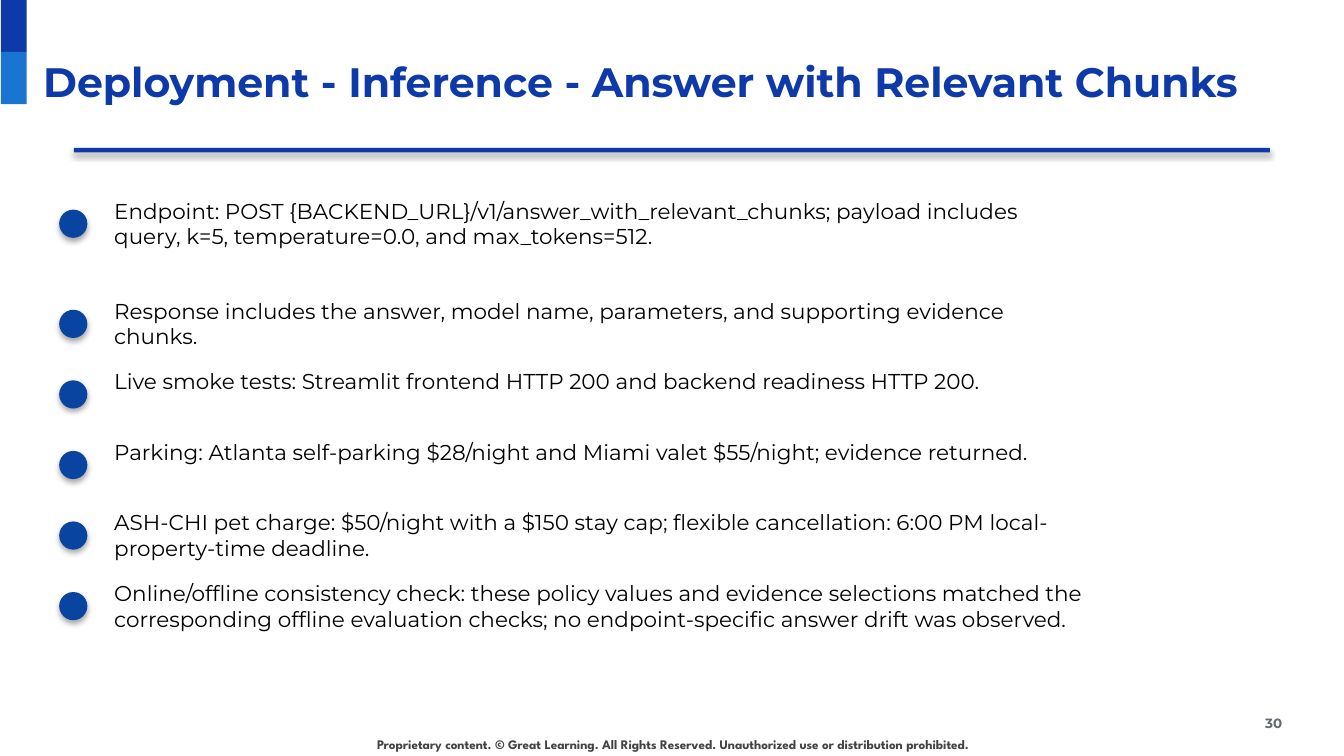
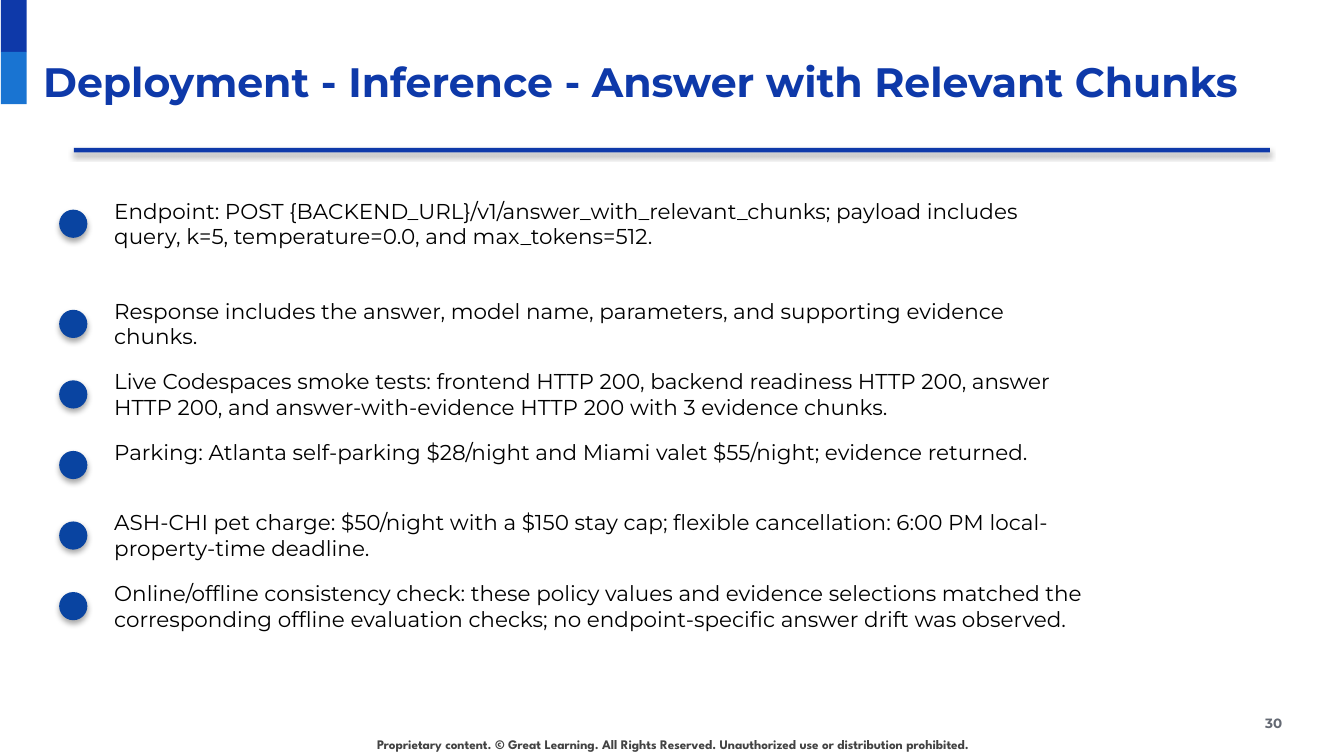
Before and after one commit to raovutukoor1/aurora-stay-qna-120-token-option, a slide deck: slide 30 of presentations/Aurora_Stays_RAG_120_Token_Option.pptx. Drawn at 1344x756 pixels with LibreOffice and Linux fonts; fonts in the diff are those of the drawing; background and template pictures are left out. Boxes give left, top, right and bottom in pixels: in the first picture for what was removed or moved away, otherwise in the second. Text is boxed around its words. In the diff, an @@ line names an element or a change of style, - is before the commit and + after.

Commit message:
Update 120-token deployment slides with Codespaces validation

```diff
--- a/presentations/Aurora_Stays_RAG_120_Token_Option.pptx
+++ b/presentations/Aurora_Stays_RAG_120_Token_Option.pptx
@@ text at (114, 373, 1050, 418): text changed @@
-Live smoke tests: Streamlit frontend HTTP 200 and backend readiness HTTP 200.
+Live Codespaces smoke tests: frontend HTTP 200, backend readiness HTTP 200, answer HTTP 200, and answer-with-evidence HTTP 200 with 3 evidence chunks.
```
Also in this commit, not shown: 21 other slides changed, 1 other file.
